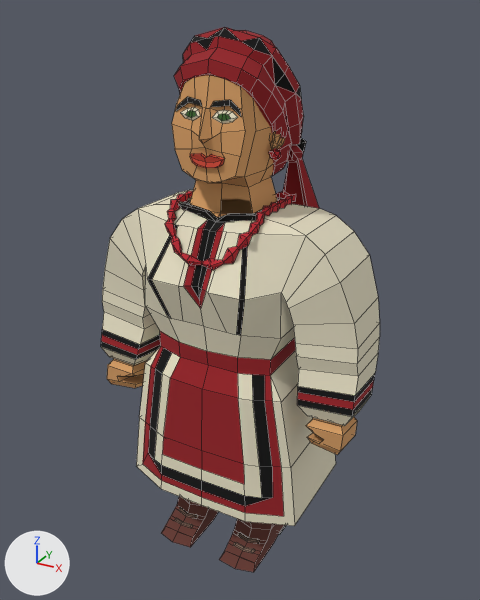
Before and after pictures for a commit that changed the FBX model people/Human/woman_3.fbx.
Camera for both pictures: a 50 mm lens placed at (0.535, -0.955, 0.967), pointed at (0.002, 0.014, 0.483). Arrows for +X, +Y and +Z are at lower left; the lights stay in place. Mesh edges are drawn as thin lines. Where no turn or scale is listed for an object, it has been applied to the vertices. Vertices at the same position are counted once.

Objects in the first picture: 'woman_3'.
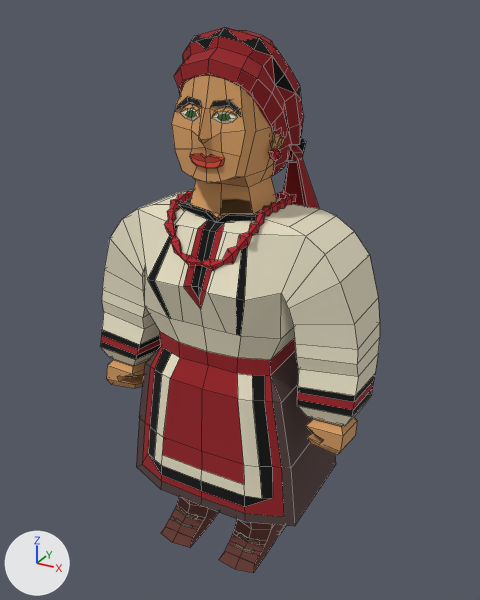
Pixel boxes (x1, y1, x2, y2) of what changed, in the pictures (480 x 600 px; the box of a moved part takes in the faces that stretch with it):
'woman_3', reshaped, moved: before (101, 27, 380, 572); after (100, 27, 380, 573)
part 1 of me_cube_027, built on: (172, 75, 245, 138) in both
part 2 of me_cube_027, moved or reshaped: before (147, 225, 194, 321); after (147, 225, 194, 322)
part 3 of me_cube_027, moved or reshaped: (208, 232, 248, 336) in both
part 4 of me_cube_027, surface changed (grey to brown): (136, 347, 336, 526) in both

The change, as a diff of the scene's bpy script:
```diff
--- a/people/Human/woman_3.fbx.py
+++ b/people/Human/woman_3.fbx.py
@@ me_cube_027 @@
 # used by ob_woman_3; location = (0.0, -0.01, 0.0)
 # verts and faces of me_cube_027; kept vertices keep their numbers, new ones are numbered from 1109
 # before: 912 (-0.082, -0.125, 0.558) at pixel (151, 279)
 # before: 914 (0.082, -0.125, 0.558) at pixel (239, 299)
-me_cube_027.from_pydata(...)  # 1109 vertices, 1032 faces; spans x -0.256..0.257, y -0.126..0.162, z 0.0..0.941
+me_cube_027.from_pydata(...)  # 1121 vertices, 1048 faces; spans x -0.256..0.257, y -0.126..0.162, z 0.0..0.941
+# me_cube_027 part 1
+# 8 faces are deleted
+# 12 vertices are added at x -0.044..0.045, y -0.076..-0.067, z 0.826..0.837
+# 24 new faces join them
+# me_cube_027 part 2
+verts[912] = (-0.076, -0.125, 0.558)  # moved, pixel (154, 280)
+# me_cube_027 part 3
+verts[914] = (0.077, -0.125, 0.558)  # moved, pixel (236, 298)
+# me_cube_027 part 4: 21 kept faces spanning x -0.173..0.175, y -0.123..0.123, z 0.123..0.404 get new texture (UV) coordinates
 me_cube_027.materials.append(mat_human_material_001)
@@ ob_woman_3 @@
 ob_woman_3 = bpy.data.objects.new('woman_3', me_cube_027)
-ob_woman_3.location = (0.0, -0.01, 0.0)
+ob_woman_3.location = (0.001, -0.011, 0.0)
```
